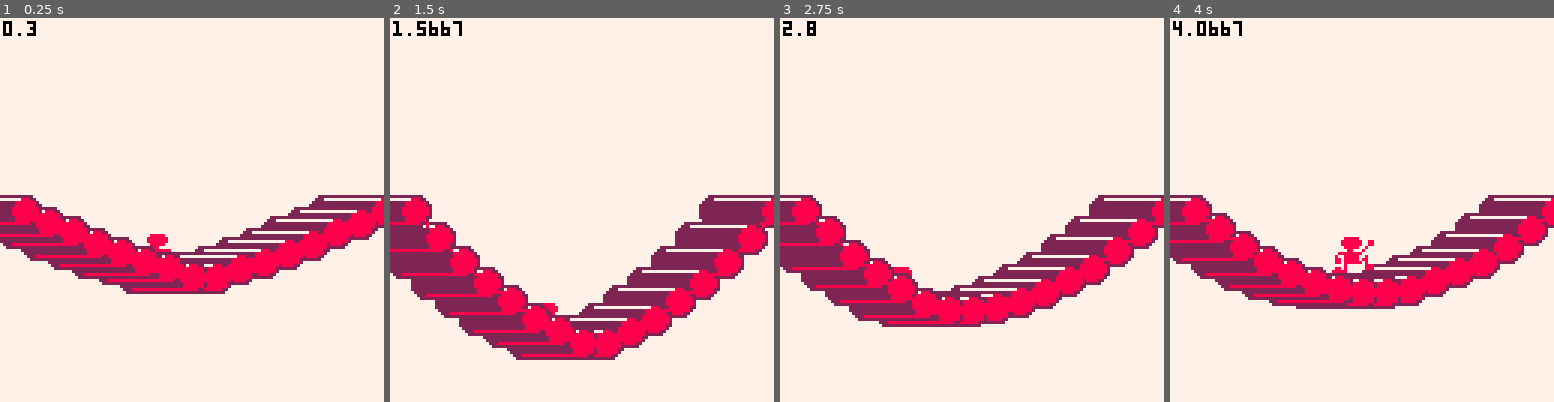
Above: before the commit, frames 1-4 (left to right).
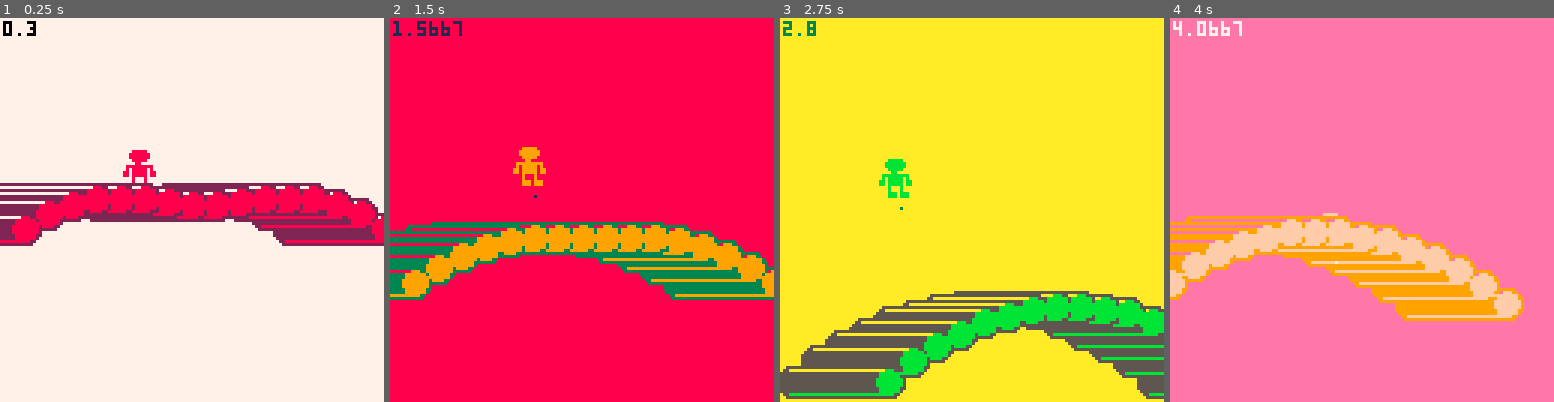
Above: after the commit, the same moments.

Repository: seleb/p8jam2
Game: PICO-8 cartridge bridge.p8
Two runs of this game, one before a commit and one after it. Both use one fixed random seed, a clock stepped at 60 frames per second and the inputs below.
Inputs:
- Up to frame 1 (0.25 s): no input
- Up to frame 2 (1.5 s): tap O (Z key) at 0.33, 0.7, 1.43 s; tap X (X key) at 1.07 s
- Up to frame 3 (2.75 s): hold Left 1.97-2.37 s; tap X (X key) at 2.07, 2.4, 2.73 s; tap O (Z key) at 2.22 s; hold Down from 2.42 s (still down)
- Up to frame 4 (4 s): release Down at 2.82 s; hold Right 2.87-3.53 s; tap X (X key) at 3.07, 3.4, 3.73 s; tap O (Z key) at 3.1, 3.98 s; hold Up from 3.58 s (still down)

The runs differ from the first frame. In frame 1, 19% of the frame differs, in the area x 0-100%, y 34-72%; in frame 2, 95%; in frame 3, 100%, in the area x 0-100%, y 0-100%; in frame 4, 100%.

Commit message:
better graphics, controls, and cool stuff

Diff:
--- a/bridge.p8
+++ b/bridge.p8
@@ -3,11 +3,12 @@
 __lua__
 chain = {}
 player = {}
+cam = {}
 
 gravity = 1
 
 log_rad = 5
-log_len = 20
+log_len = 32
 gap = 8
 gap2 = gap*gap
 bridge_height = 64
@@ -34,12 +35,17 @@
  end
 
  player.frame = 1
+ player.grounded = false
  player.link1 = flr(#chain/2)
  player.link2 = player.link1+1
  player.x = chain[player.link1].x
  player.y = chain[player.link1].y
  player.vy = 0
+ player.vx = 0
  player.dv = 0
+
+ cam.x = 0
+ cam.y = 0
 end
 
 
@@ -53,22 +59,19 @@
   if(link.down) then
    local dy = link.down.y - link.y
    link.dv += dy*1.1
-   --link.dv += (link.down.v - link.v)/5
-
   end
   if(link.up) then
 
    local dy = link.up.y
 - link.y
    link.dv += dy*1.1
-   --link.dv += (link.up.v - link.v)/5
   end
  end
 
 
  -- apply gravity
  for link in all(chain) do
-  link.dv += gravity--+sin(time())
+  link.dv += -gravity--+sin(time())
  end
 
  -- integrate
@@ -88,34 +91,42 @@
   or
   player.y+player.vy+1 > links_y
  )then
+  -- player pushes bridge
   if(player.vy > 0) then
    chain[player.link1].v += player.vy*(1-ratio)
    chain[player.link2].v += player.vy*(1-ratio)
   end
-  player.frame = 1
+
+  player.dv -= 0.5*chain[player.link1].v*(1-ratio)
+  player.dv -= 0.5*chain[player.link2].v*ratio
+  player.grounded = true
   player.y = links_y
  else
-  player.frame = 0
+  player.grounded = false
  end
 
 
  player.dv += gravity
  player.vy += player.dv
- player.vy *= damping
  player.y += player.vy
 
- if(player.frame == 1) then
-  --grounded
-  if(btn(2)) then
+ --run
+ if(btn(0)) then
+  player.vx -= 1
+ end
+ if(btn(1)) then
+  player.vx += 1
+ end
+ --jump
+ if(player.grounded) then
+  if(btnp(2) or btnp(4)) then
    player.vy = -10
-  end
- end
- if(btn(0)) then
-  player.x -= 1
- end
- if(btn(1)) then
-  player.x += 1
- end
+   player.frame = 1
+  end
+ end
+
+ player.vx *= damping
+ player.x += player.vx
  player.link1 = flr(player.x/gap)
  player.link2 = player.link1+1
 
@@ -124,8 +135,32 @@
  chain[#chain].y=bridge_height
  chain[1].vy=0
  chain[#chain].vy=0
+
+
+
+ -- camera
+ cam.x += (player.x - 64 - cam.x)*0.1
+ cam.y += (player.y - 64 - cam.y)*0.1
+ camera(cam.x, cam.y)
+
+
+ if(btnp(5)) then
+  col_offset += 1
+  pal()
+  for x=0,15 do
+   pal(x,(x+col_offset)%16,1)
+  end
+ end
 end
 
+col_offset = 0
+-- sets the color to _c + offset
+-- and returns the modified color
+function color2(_c)
+ local c = (_c+col_offset)%16
+ color(c)
+ return c
+end
 
 function draw_player()
  sspr(8+player.frame*16,0,16,16,player.x-8-log_len/2,player.y-16)
@@ -136,13 +171,13 @@
  cls()
 
 color(7)
-	rectfill(0,0,128,128)
+	rectfill(cam.x,cam.y,cam.x+128,cam.y+128)
 
 
 	color(8)
  for i in all(chain) do
   if(i!=chain[1]) then
-  line(i.up.x-log_len, i.up.y, i.x-log_len, i.y)
+  line(i.up.x-log_len, i.up.y+log_rad, i.x-log_len, i.y+log_rad)
   end
  end
  for i=#chain,1,-1 do
@@ -151,27 +186,27 @@
   end
   i = chain[i]
   color(2)
-  rectfill(i.x,i.y-log_rad,i.x-log_len,i.y+log_rad)
-  circfill(i.x,i.y,log_rad)
-  circfill(i.x-log_len,i.y,log_rad)
+  rectfill(i.x,i.y,i.x-log_len,i.y+log_rad*2)
+  circfill(i.x,i.y+log_rad,log_rad)
+  circfill(i.x-log_len,i.y+log_rad,log_rad)
 
   color(7)
 
 
-  line(i.x,i.y-log_rad+1,i.x-log_len,i.y-log_rad+1)
+  line(i.x-2,i.y+1,i.x-log_len-1,i.y+1)
   color(8)
-  line(i.x,i.y+log_rad-1,i.x-log_len,i.y+log_rad-1)
+  line(i.x-2,i.y+log_rad*2-1,i.x-log_len-1,i.y+log_rad*2-1)
  end
  color(8)
  for i in all(chain) do
-  circfill(i.x,i.y,log_rad-1)
+  circfill(i.x,i.y+log_rad,log_rad-1)
   if(i.up) then
-  line(i.up.x, i.up.y, i.x, i.y)
+  line(i.up.x, i.up.y+log_rad, i.x, i.y+log_rad)
   end
  end
 
  color(0)
- cursor(1,1)
+ cursor(cam.x+1,cam.y+1)
  print(time())
 end
 __gfx__
